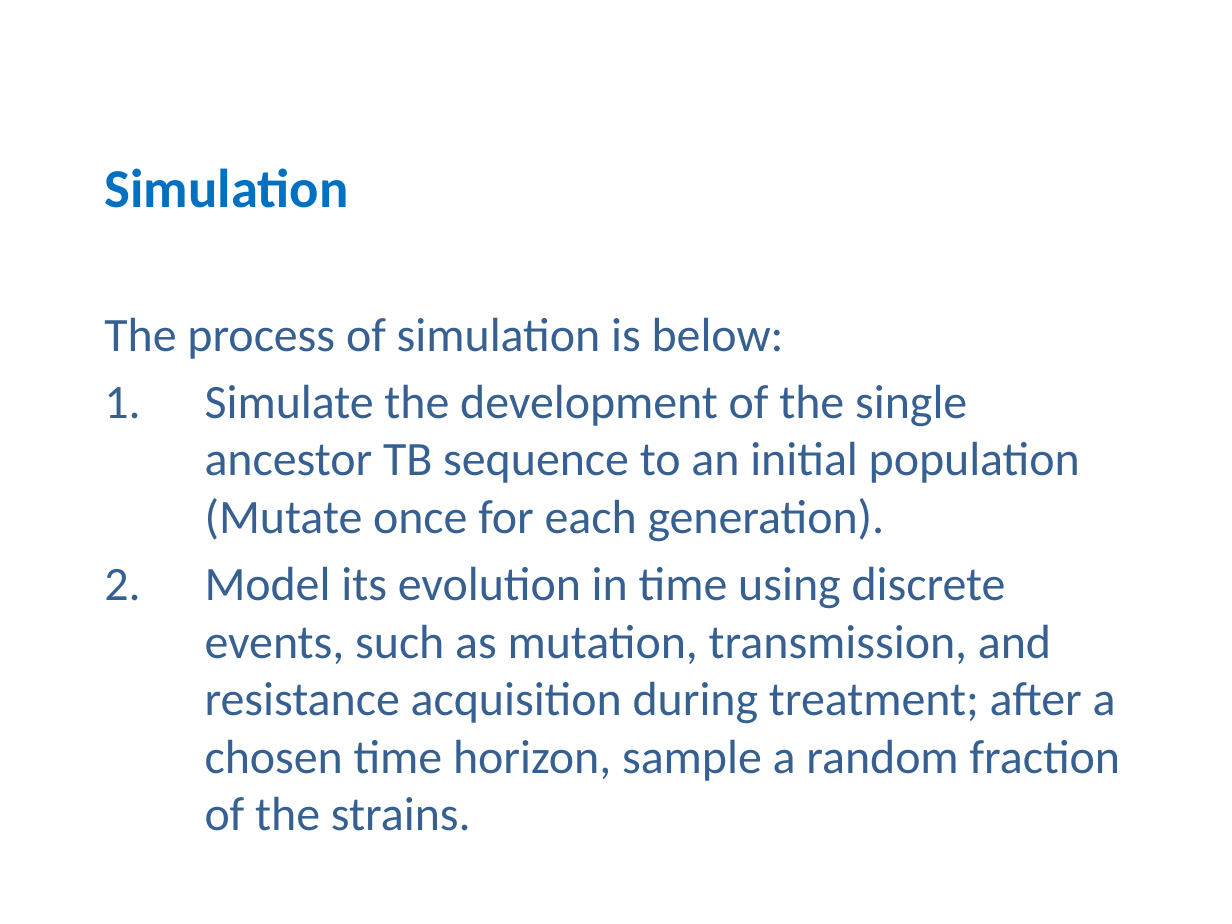
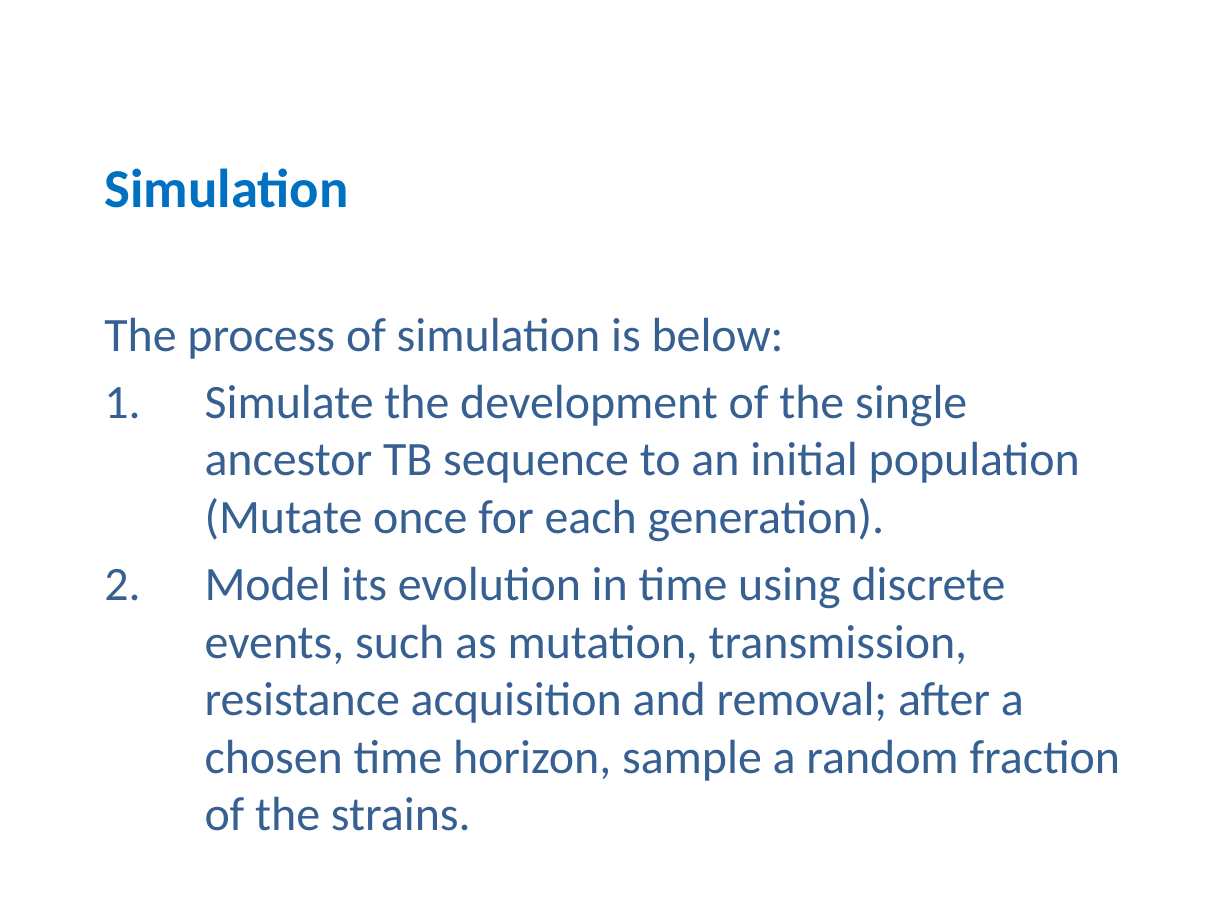
Before and after one commit to zhangfang615/Tuberculosis, a slide deck: slide 18 of 20160705.pptx (slide 10 before the commit). Drawn at 1232x924 pixels with LibreOffice and Linux fonts; fonts in the diff are those of the drawing. Boxes give left, top, right and bottom in pixels: in the first picture for what was removed or moved away, otherwise in the second. Text is boxed around its words. In the diff, an @@ line names an element or a change of style, - is before the commit and + after.

```diff
--- a/20160705.pptx
+++ b/20160705.pptx
@@ subtitle at (x1=205, y1=566, x2=1121, y2=831): text changed @@
-2. Model its evolution in time using discrete events, such as mutation, transmission, and resistance acquisition during treatment; after a chosen time horizon, sample a random fraction of the strains.
+2. Model its evolution in time using discrete events, such as mutation, transmission, resistance acquisition and removal; after a chosen time horizon, sample a random fraction of the strains.
```
Also in this commit, not shown: 4 other slides changed, 8 slides added.
